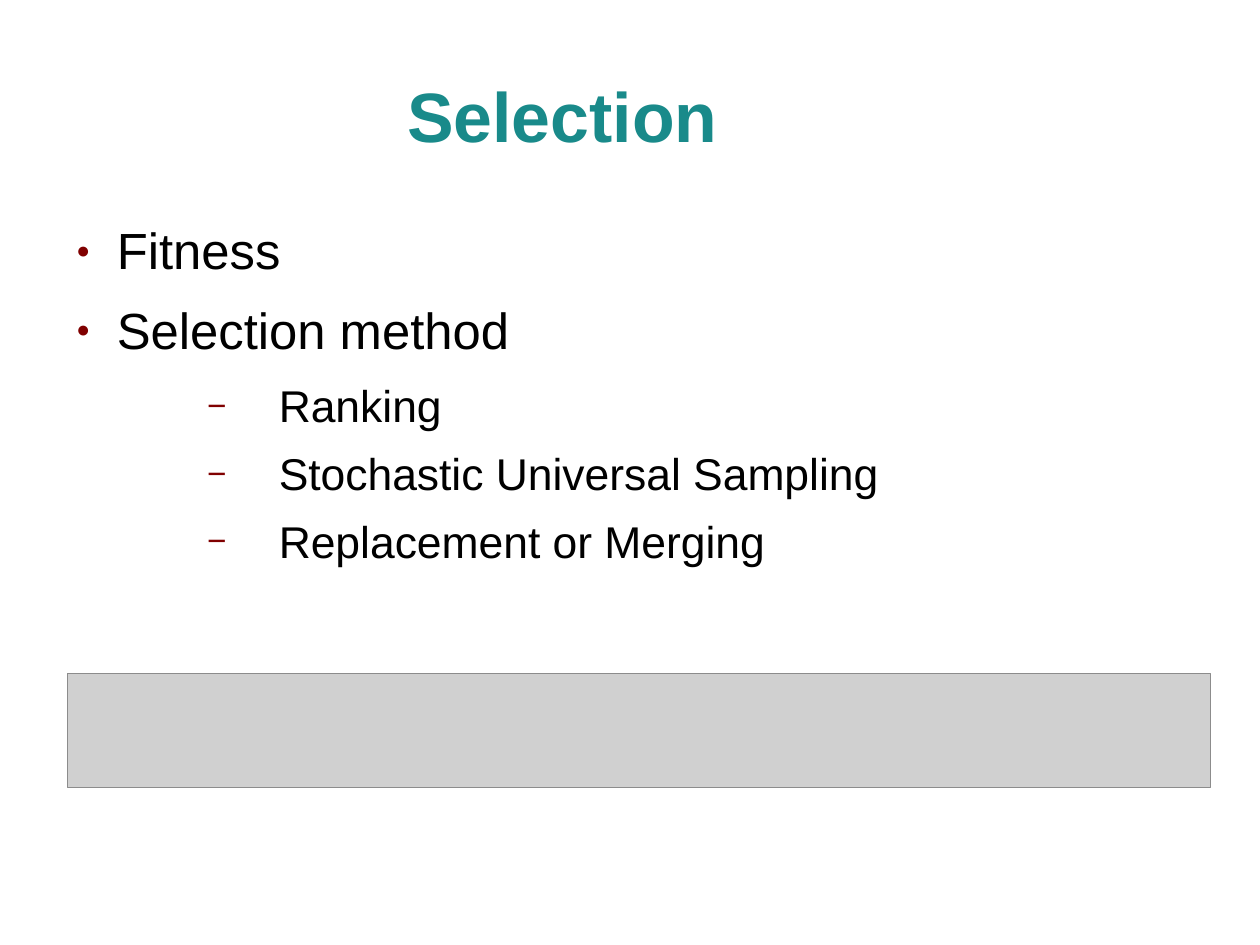
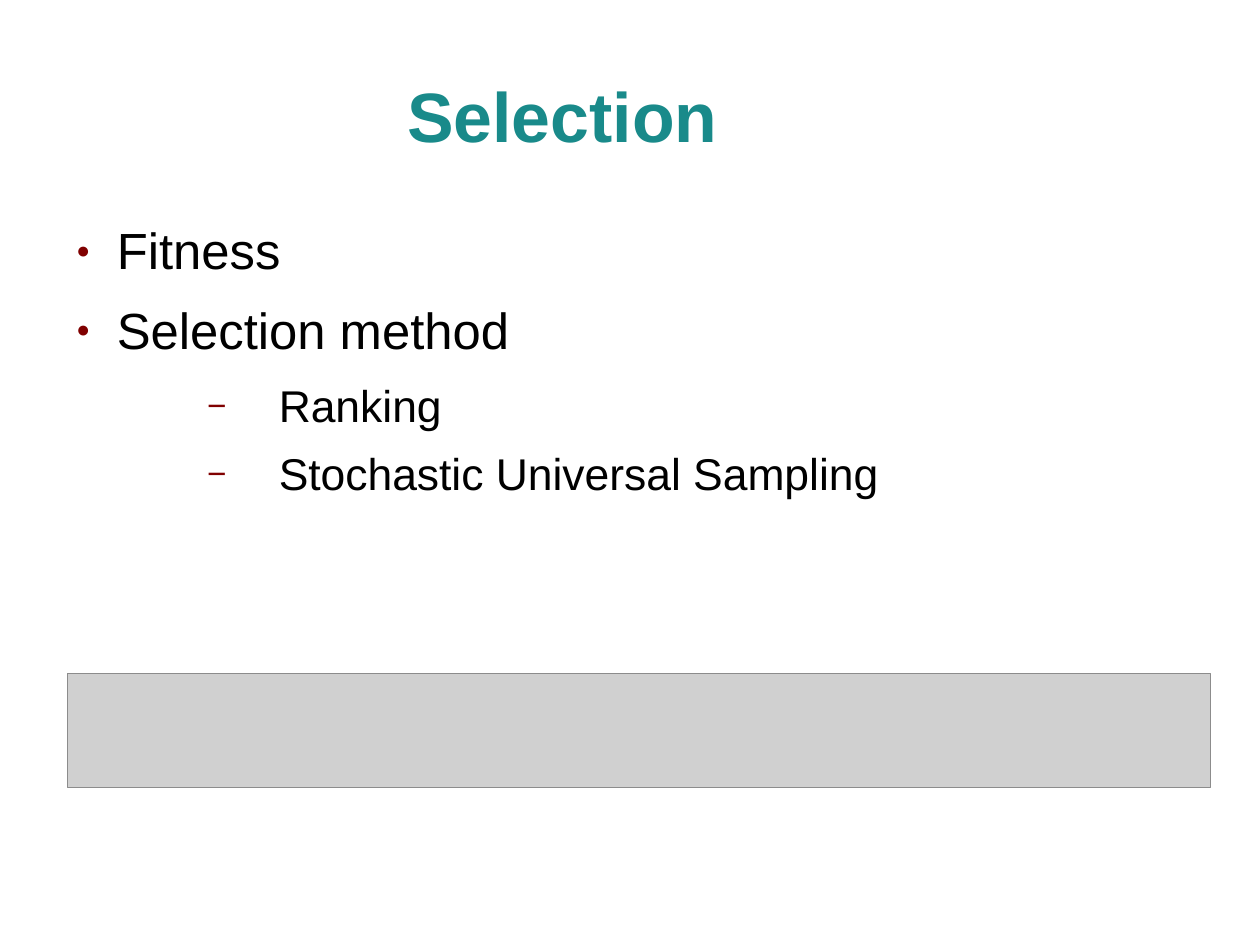
Before and after one commit to craignicol/geneticalgorithmtemplates, a slide deck: slide 6 of talks-and-presentations/techmeetup-glasgow-20090701/GeneticAlgorithms.ppt. Drawn at 1260x945 pixels with LibreOffice and Linux fonts; fonts in the diff are those of the drawing; grey boxes stand for pictures; background and template pictures are left out. Boxes give left, top, right and bottom in pixels: in the first picture for what was removed or moved away, otherwise in the second. Text is boxed around its words. In the diff, an @@ line names an element or a change of style, - is before the commit and + after.

```diff
--- a/talks-and-presentations/techmeetup-glasgow-20090701/GeneticAlgorithms.ppt
+++ b/talks-and-presentations/techmeetup-glasgow-20090701/GeneticAlgorithms.ppt
@@ text at [279, 525, 764, 567]: paragraph removed @@
-  − Replacement or Merging
```
Also in this commit, not shown: 2 other slides changed, 2 other files.
